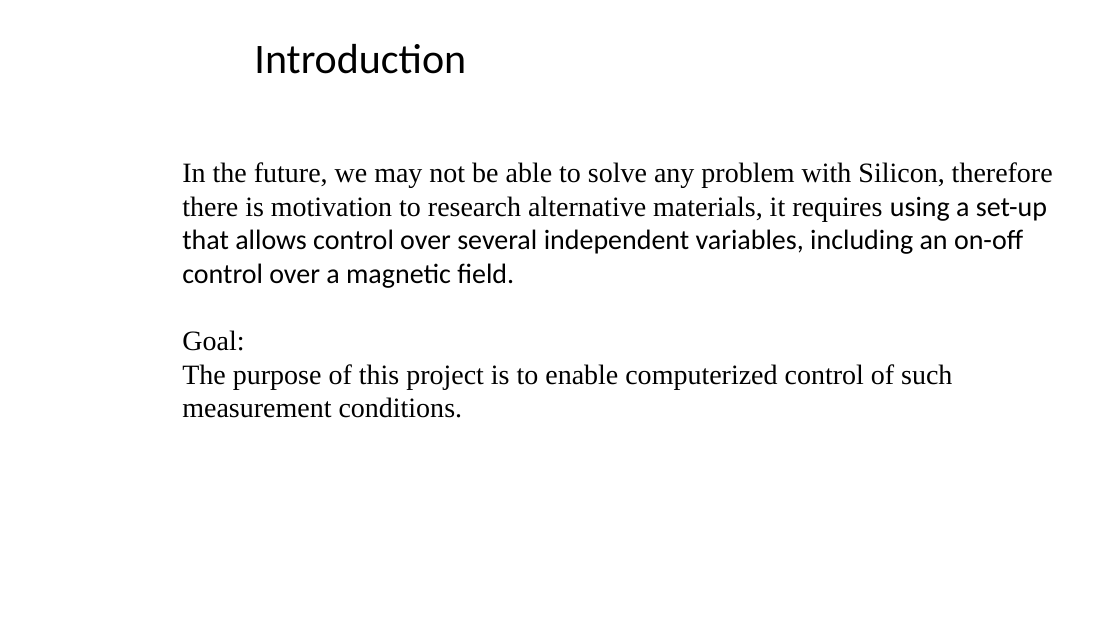
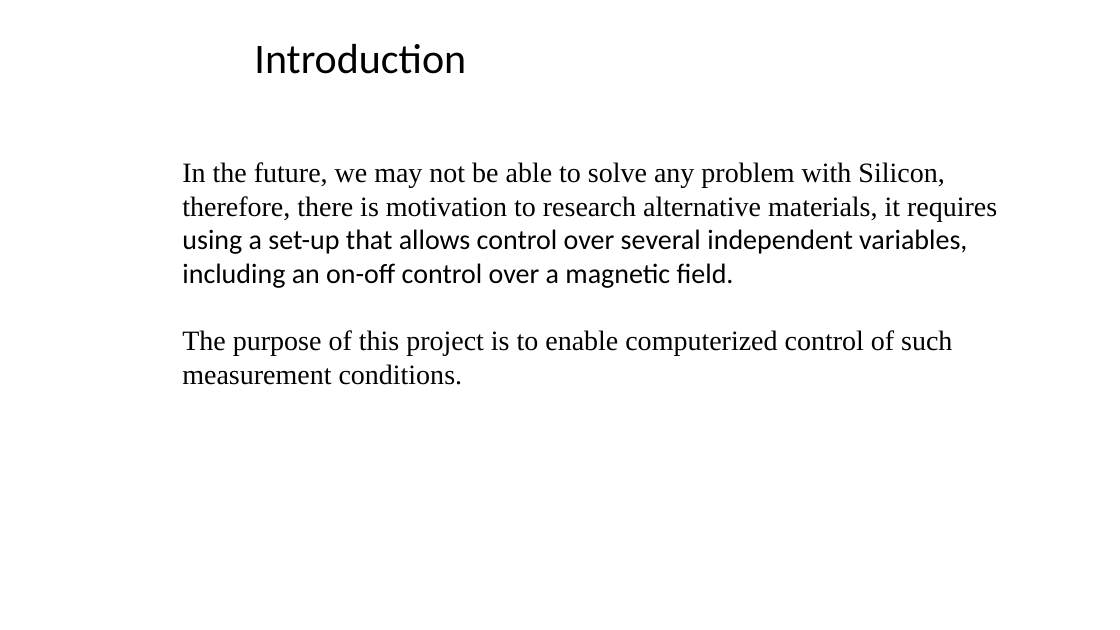
Before and after one commit to eylonk12/university_project, a slide deck: slide 2 of main/prs_2022-048p.pptx. Drawn at 1120x630 pixels with LibreOffice and Linux fonts; fonts in the diff are those of the drawing; background and template pictures are left out. Boxes give left, top, right and bottom in pixels: in the first picture for what was removed or moved away, otherwise in the second. Text is boxed around its words. In the diff, an @@ line names an element or a change of style, - is before the commit and + after.

```diff
--- a/main/prs_2022-048p.pptx
+++ b/main/prs_2022-048p.pptx
@@ text at (182, 162, 997, 288): text changed @@
-In the future, we may not be able to solve any problem with Silicon, therefore there is motivation to research alternative materials, it requires using a set-up that allows control over several independent variables, including an on-off control over a magnetic field.
-Goal:
+In the future, we may not be able to solve any problem with Silicon, therefore, there is motivation to research alternative materials, it requires using a set-up that allows control over several independent variables, including an on-off control over a magnetic field.
```
Also in this commit, not shown: 4 other slides changed, 2 other files.
